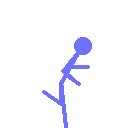
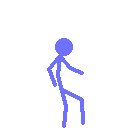
Layer changes from the first w=128, h=128 image to the second:
added group "Roll" with 29 layers above "Run2" over [42, 37, 92, 128]
added group "Group 1" with 2 layers in group "Roll" over [47, 38, 85, 128]
added layer "Head8 copy" in group "Group 1" over [55, 38, 73, 56]
added layer "Layer 20" in group "Group 1" over [47, 54, 85, 128]
hid group "Run2" (54 layers) over [42, 37, 92, 128]
hid group "Nonessential" (25 layers) over [42, 37, 92, 128]
